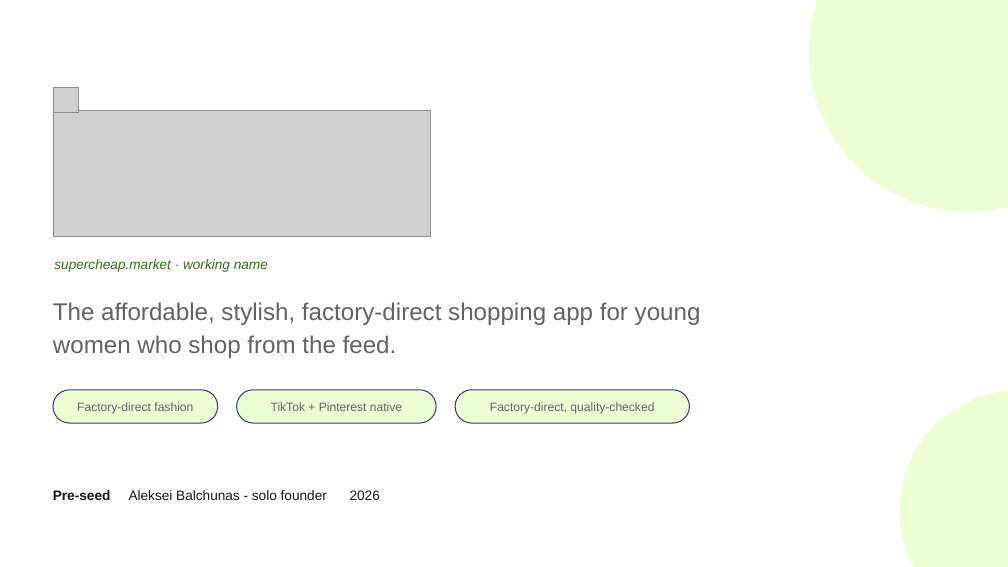
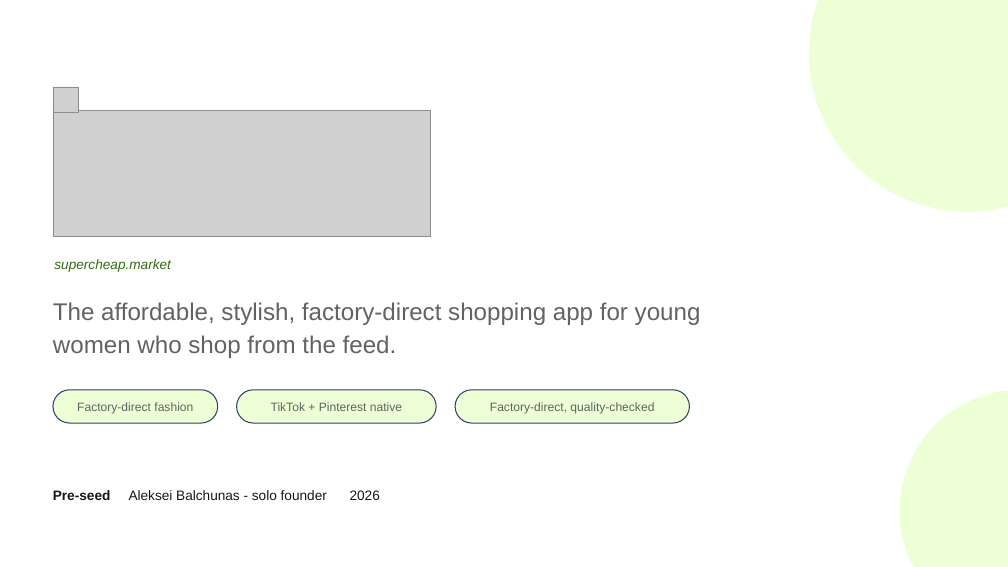
Before and after one commit to bleshik/alekseibalchunas, a slide deck: slide 1 of pitch/supercheap.market.pptx. Drawn at 1008x567 pixels with LibreOffice and Linux fonts; fonts in the diff are those of the drawing; grey boxes stand for pictures. Boxes give left, top, right and bottom in pixels: in the first picture for what was removed or moved away, otherwise in the second. Text is boxed around its words. In the diff, an @@ line names an element or a change of style, - is before the commit and + after.

Commit message:
Use raster SuperCheap icon and remove working name

```diff
--- a/pitch/supercheap.market.pptx
+++ b/pitch/supercheap.market.pptx
@@ text at [54, 259, 171, 272]: text changed @@
-supercheap.market · working name
+supercheap.market
```
Also in this commit, not shown: 10 other slides changed, 1 other file.
